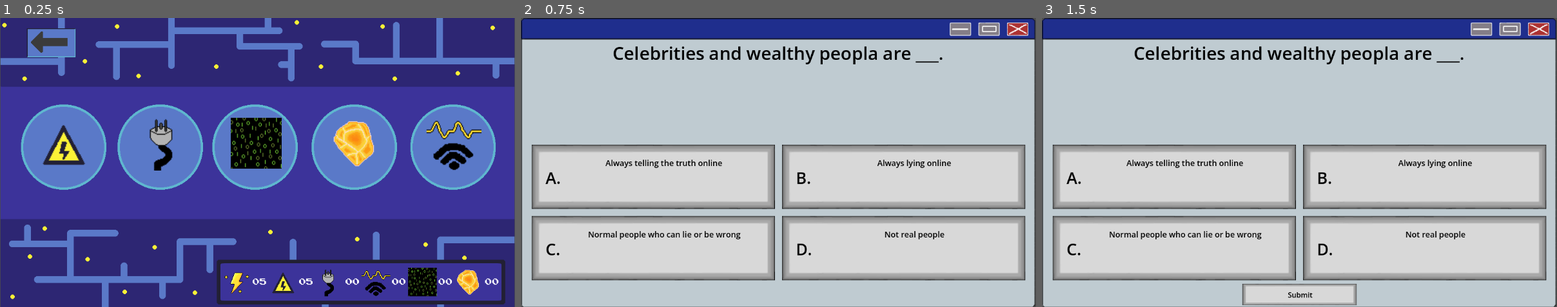
Above: before the commit, frames 1-3 (left to right).
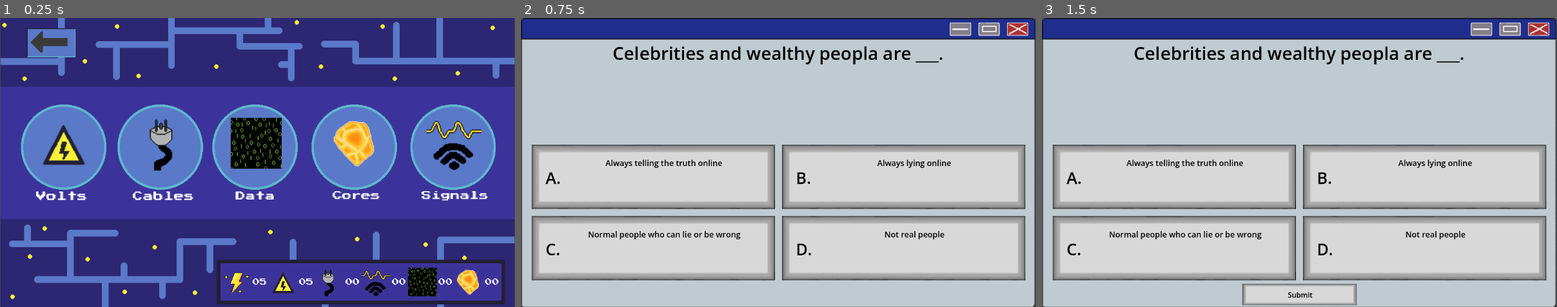
Above: after the commit, the same moments.

Repository: CalebJoines/Computer-Castle
Game: Godot game, scene res://Scenes/resource_picker.tscn
Same seed, same stepped clock (60 frames per second), same inputs: the game is played once before the commit and once after it. Sound files missing from this copy of the repository are replaced by a short silence.
Inputs (mouse positions are in pixels of both pictures, inside the frame that each line leads up to):
- Up to frame 1 (0.25 s): no input
- Up to frame 2 (0.75 s): tap Enter at 0.5 s; drag from (582, 145) to (778, 142) at 0.52 s
- Up to frame 3 (1.5 s): tap Space at 1.25 s; drag from (1175, 176) to (1423, 176) at 1.27 s

The runs differ from the first frame. In frame 1, 0.9% of the frame differs, in the area x 7-95%, y 59-64%; in frame 2, nothing differs; in frame 3, nothing differs.

Commit message:
added labels to resource picker

Diff:
--- a/computer-castle-/Scenes/resource_picker.tscn
+++ b/computer-castle-/Scenes/resource_picker.tscn
@@ -4,6 +4,7 @@
 [ext_resource type="PackedScene" uid="uid://chduusndy8aig" path="res://Scenes/clickable_box.tscn" id="2_ywnrd"]
 [ext_resource type="Texture2D" uid="uid://dhitel0oagl54" path="res://Sprites/ResourceSprites/volts.png" id="3_j7fta"]
 [ext_resource type="Texture2D" uid="uid://c5tbksqfq33g4" path="res://Sprites/ResourceSprites/Data.png" id="4_7857q"]
+[ext_resource type="FontFile" uid="uid://b888lr52k04li" path="res://Fonts/PressStart2P-Regular.ttf" id="4_g3ufx"]
 [ext_resource type="Texture2D" uid="uid://bekw3fgtjbpjh" path="res://Sprites/ResourceSprites/ai_cores.png" id="5_sqw27"]
 [ext_resource type="Texture2D" uid="uid://crtdr2frnms0k" path="res://Sprites/ResourceSprites/circuit-export.png" id="6_6okmw"]
 [ext_resource type="Texture2D" uid="uid://b78lay1d02mx5" path="res://Sprites/ResourceSprites/Bandwidth.png" id="7_6okmw"]
@@ -34,6 +35,16 @@
 scene_path = "res://Scenes/question.tscn"
 bank = "MediaLiteracy"
 
+[node name="VoltsLabel" type="Label" parent="ClickableBoxes/Volts Sprite" unique_id=52433338]
+texture_filter = 1
+offset_left = -32.26017
+offset_top = 55.674805
+offset_right = 27.73983
+offset_bottom = 71.80489
+theme_override_fonts/font = ExtResource("4_g3ufx")
+theme_override_font_sizes/font_size = 12
+text = "Volts"
+
 [node name="DataSprite" type="Sprite2D" parent="ClickableBoxes" unique_id=220409759]
 position = Vector2(-3, -43)
 scale = Vector2(1.78125, 1.78125)
@@ -45,6 +56,26 @@
 scale = Vector2(1.6842105, 1.6842105)
 scene_path = "res://Scenes/question.tscn"
 bank = "Security"
+
+[node name="CoresLabel" type="Label" parent="ClickableBoxes/DataSprite" unique_id=68388691]
+texture_filter = 1
+offset_left = 95.99999
+offset_top = 60.070175
+offset_right = 156.0
+offset_bottom = 76.20025
+theme_override_fonts/font = ExtResource("4_g3ufx")
+theme_override_font_sizes/font_size = 12
+text = "Cores"
+
+[node name="SignalsLabel" type="Label" parent="ClickableBoxes/DataSprite" unique_id=500233807]
+texture_filter = 1
+offset_left = 208.2807
+offset_top = 60.070175
+offset_right = 292.2807
+offset_bottom = 76.20025
+theme_override_fonts/font = ExtResource("4_g3ufx")
+theme_override_font_sizes/font_size = 12
+text = "Signals"
 
 [node name="Sprite2D3" type="Sprite2D" parent="ClickableBoxes" unique_id=1971554782]
 position = Vector2(220, -43)
@@ -58,12 +89,15 @@
 scene_path = "res://Scenes/question.tscn"
 bank = "DigitalThreats"
 
-[node name="BackButton" parent="ClickableBoxes" unique_id=1430342612 instance=ExtResource("2_ywnrd")]
-modulate = Color(1, 1, 1, 0)
-position = Vector2(-517, -300)
-scale = Vector2(2.8, 1.6)
-scene_path = "res://Scenes/game.tscn"
-bank = "DigitalFootprint"
+[node name="DataLabel" type="Label" parent="ClickableBoxes/Sprite2D3" unique_id=1628861198]
+texture_filter = 1
+offset_left = -146.59828
+offset_top = 58.529915
+offset_right = -93.53845
+offset_bottom = 74.65999
+theme_override_fonts/font = ExtResource("4_g3ufx")
+theme_override_font_sizes/font_size = 12
+text = "Data"
 
 [node name="CablesSprite" type="Sprite2D" parent="ClickableBoxes" unique_id=634485076]
 position = Vector2(-210, -43)
@@ -76,6 +110,16 @@
 scale = Vector2(1.5609759, 1.5609759)
 scene_path = "res://Scenes/question.tscn"
 bank = "MediaLiteracy"
+
+[node name="CablesLabel" type="Label" parent="ClickableBoxes/CablesSprite" unique_id=462190860]
+texture_filter = 1
+offset_left = -36.42277
+offset_top = 55.67481
+offset_right = 49.95123
+offset_bottom = 71.804886
+theme_override_fonts/font = ExtResource("4_g3ufx")
+theme_override_font_sizes/font_size = 12
+text = "Cables"
 
 [node name="Sprite2D" type="Sprite2D" parent="ClickableBoxes" unique_id=944468073]
 position = Vector2(440, -43)
